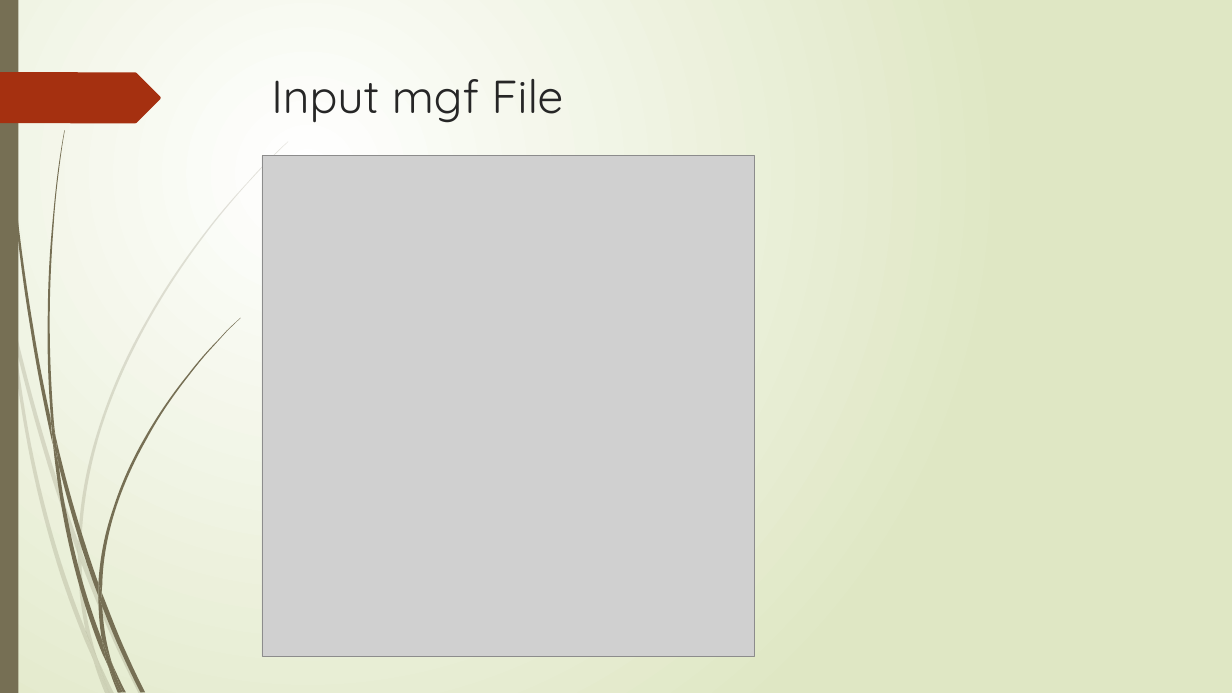
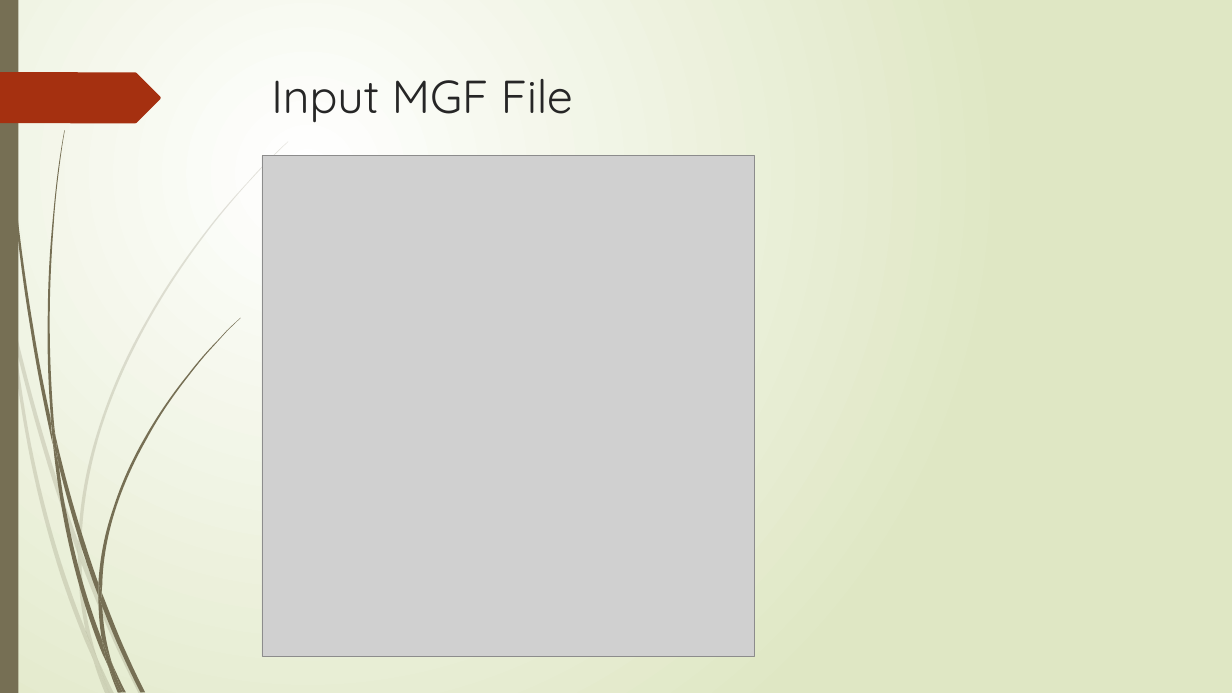
Before and after one commit to nhcha6/MersProject, a slide deck: slide 4 of MersProject/LabMeetingPresentation.pptx. Drawn at 1232x693 pixels with LibreOffice and Linux fonts; fonts in the diff are those of the drawing; grey boxes stand for pictures. Boxes give left, top, right and bottom in pixels: in the first picture for what was removed or moved away, otherwise in the second. Text is boxed around its words. In the diff, an @@ line names an element or a change of style, - is before the commit and + after.

```diff
--- a/MersProject/LabMeetingPresentation.pptx
+++ b/MersProject/LabMeetingPresentation.pptx
@@ title at [271, 79, 573, 123]: text changed @@
-Input mgf File
+Input MGF File
```
Also in this commit, not shown: 8 other slides changed, 1 other file.
